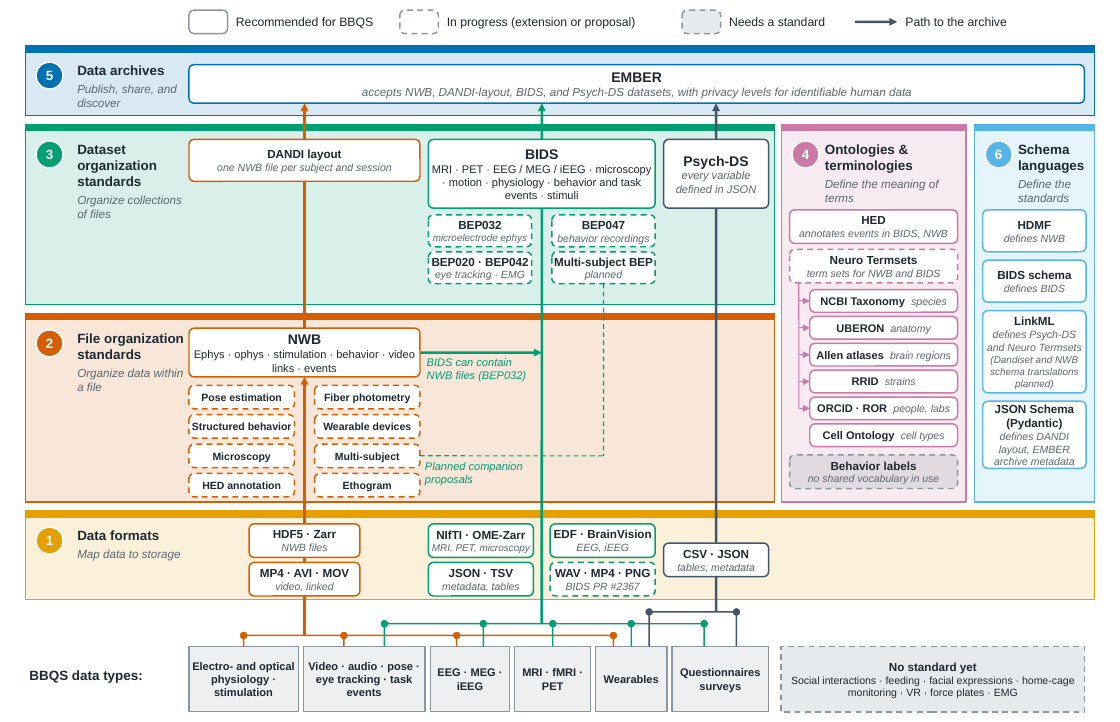
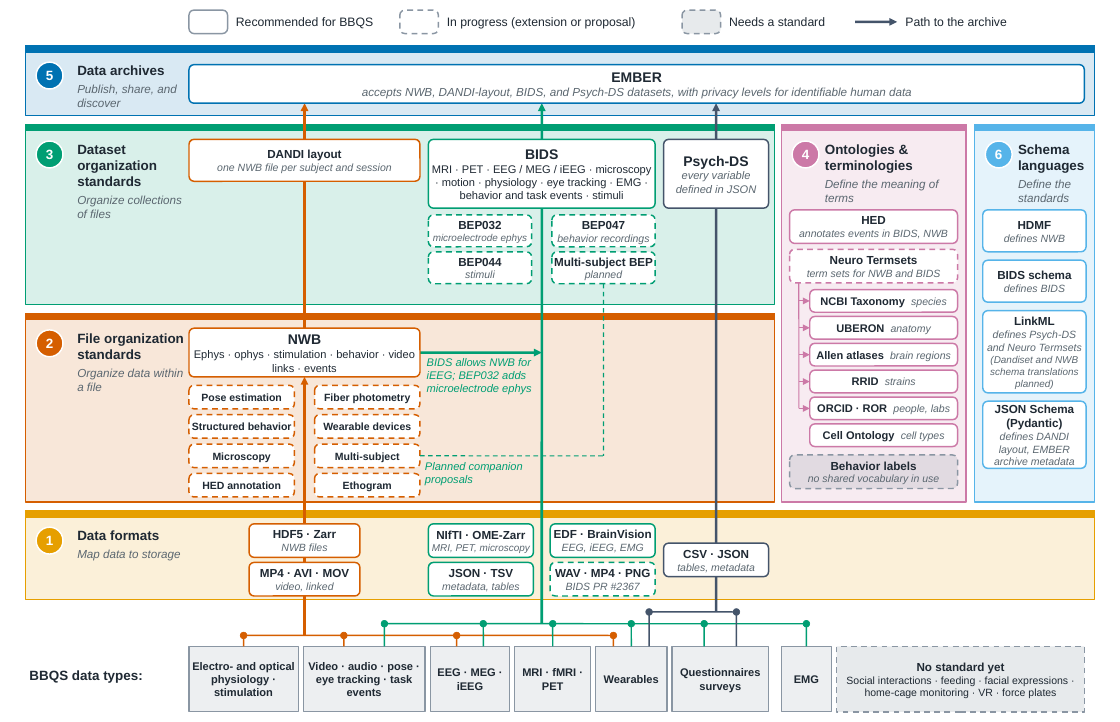
Before and after one commit to brain-bbqs/standards_paper, a slide deck: slide 1 of figures/fig5_bbqs_stack/fig5_bbqs_stack_design.pptx. Drawn at 1120x722 pixels with LibreOffice and Linux fonts; fonts in the diff are those of the drawing. Boxes give left, top, right and bottom in pixels: in the first picture for what was removed or moved away, otherwise in the second. Text is boxed around its words. In the diff, an @@ line names an element or a change of style, - is before the commit and + after.

```diff
--- a/figures/fig5_bbqs_stack/fig5_bbqs_stack_design.pptx
+++ b/figures/fig5_bbqs_stack/fig5_bbqs_stack_design.pptx
@@ text in rounded rectangle at (432, 165, 652, 199): text changed @@
-MRI · PET · EEG / MEG / iEEG · microscopy · motion · physiology · behavior and task events · stimuli
+MRI · PET · EEG / MEG / iEEG · microscopy · motion · physiology · eye tracking · EMG · behavior and task events · stimuli
@@ text in rounded rectangle at (458, 258, 501, 278): text changed @@
-BEP020 · BEP042
-eye tracking · EMG
+BEP044
+stimuli
@@ text at (427, 358, 532, 395): text changed @@
-BIDS can contain NWB files (BEP032)
+BIDS allows NWB for iEEG; BEP032 adds microelectrode ephys
@@ text in rounded rectangle at (562, 543, 644, 552): text changed @@
-EEG, iEEG
+EEG, iEEG, EMG
@@ line moved from (385, 624) - (704, 624) to (385, 624) - (807, 624) @@
@@ ellipse added at (803, 621, 810, 628), fill #009E73, outline #009E73 0.5 pt @@
@@ line added from (807, 624) to (807, 647), #009E73 1.25 pt @@
@@ rectangle added at (781, 647, 832, 712), fill #8A96A3 at 15% opacity, outline #8A96A3 1 pt, 9.5 pt, text #1F2933, bold @@
+EMG
@@ rectangle "No standard yet": place and size @@
-rectangle "No standard yet" at (781, 647, 1085, 712)
+rectangle "No standard yet" at (837, 647, 1085, 712)
@@ text in rectangle at (846, 676, 1068, 698): text changed @@
-Social interactions · feeding · facial expressions · home-cage monitoring · VR · force plates · EMG
+Social interactions · feeding · facial expressions · home-cage monitoring · VR · force plates
```
Also in this commit, not shown: 8 other files.
